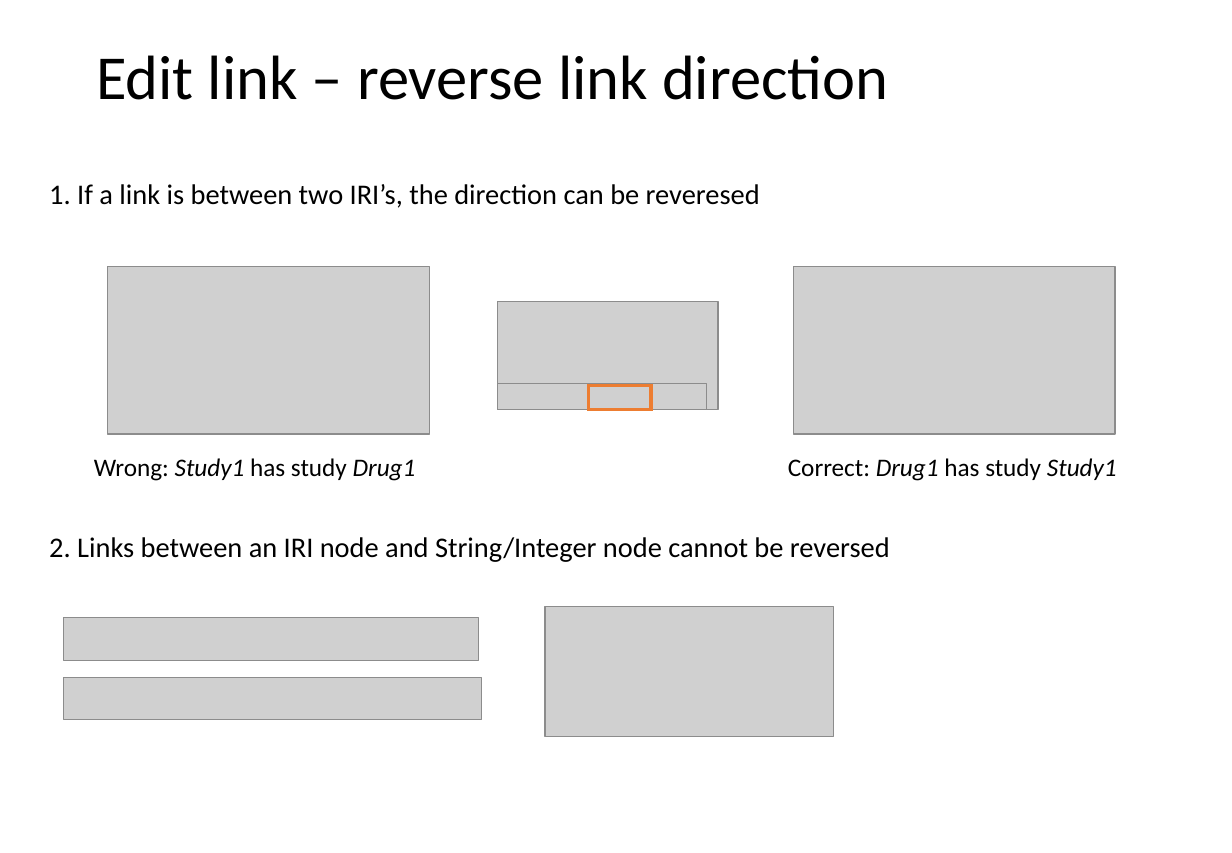
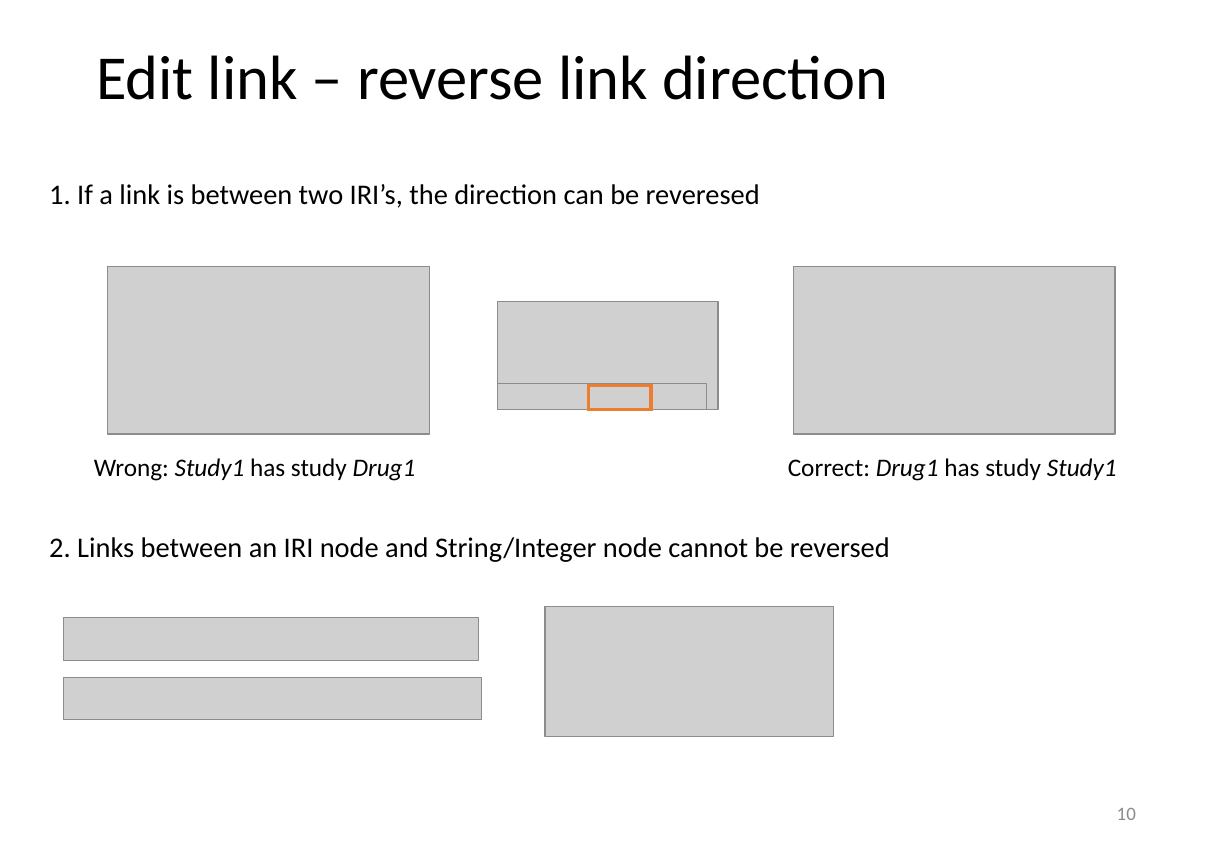
Before and after one commit to phuse-org/LinkedDataWorkshop, a slide deck: slide 10 of EUConnect18/doc/GraphEditor introduction.pptx. Drawn at 1232x853 pixels with LibreOffice and Linux fonts; fonts in the diff are those of the drawing; grey boxes stand for pictures. Boxes give left, top, right and bottom in pixels: in the first picture for what was removed or moved away, otherwise in the second. Text is boxed around its words. In the diff, an @@ line names an element or a change of style, - is before the commit and + after.

```diff
--- a/EUConnect18/doc/GraphEditor introduction.pptx
+++ b/EUConnect18/doc/GraphEditor introduction.pptx
@@ page number added at box(1117, 808, 1136, 820), 12 pt, text #8C8C8C @@
+10
```
Also in this commit, not shown: 10 other slides changed, 1 other file.
